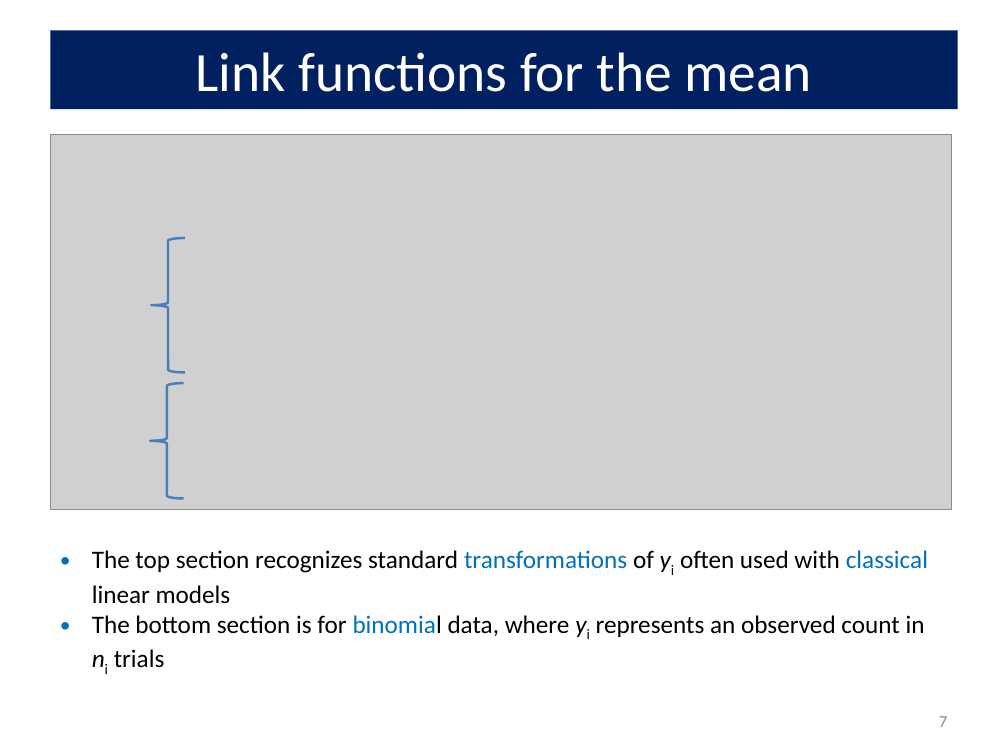
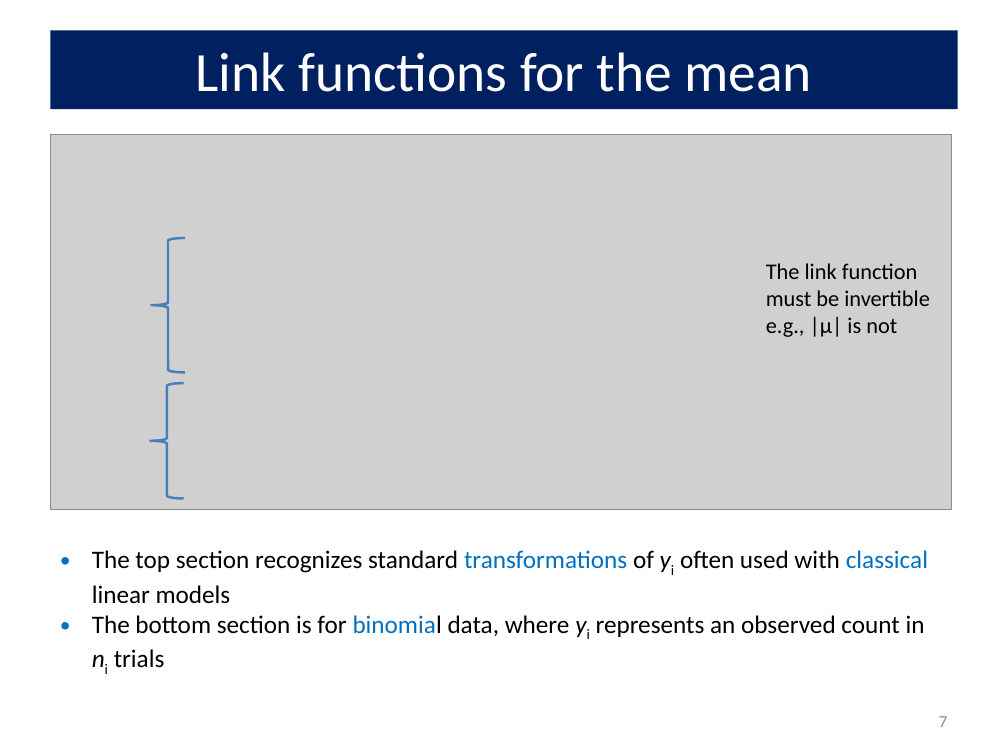
Before and after one commit to friendly/psy6136, a slide deck: slide 7 of lectures/09-CountData.pptx. Drawn at 1008x756 pixels with LibreOffice and Linux fonts; fonts in the diff are those of the drawing; grey boxes stand for pictures. Boxes give left, top, right and bottom in pixels: in the first picture for what was removed or moved away, otherwise in the second. Text is boxed around its words. In the diff, an @@ line names an element or a change of style, - is before the commit and + after.

```diff
--- a/lectures/09-CountData.pptx
+++ b/lectures/09-CountData.pptx
@@ text added at [766, 263, 930, 337], 16 pt, text #000000 @@
+The link function must be invertible
+e.g., |μ| is not
```
Also in this commit, not shown: 1 other slide changed, 1 slide added, 3 other files.
